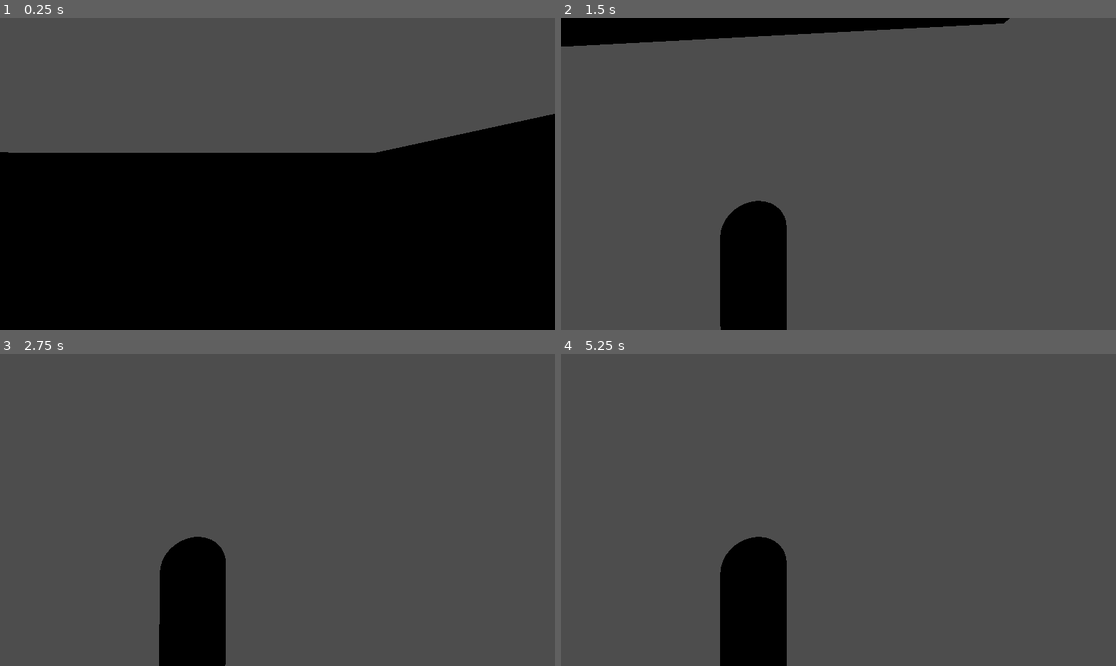
Above: before the commit, frames 1-4 (two rows, left to right).
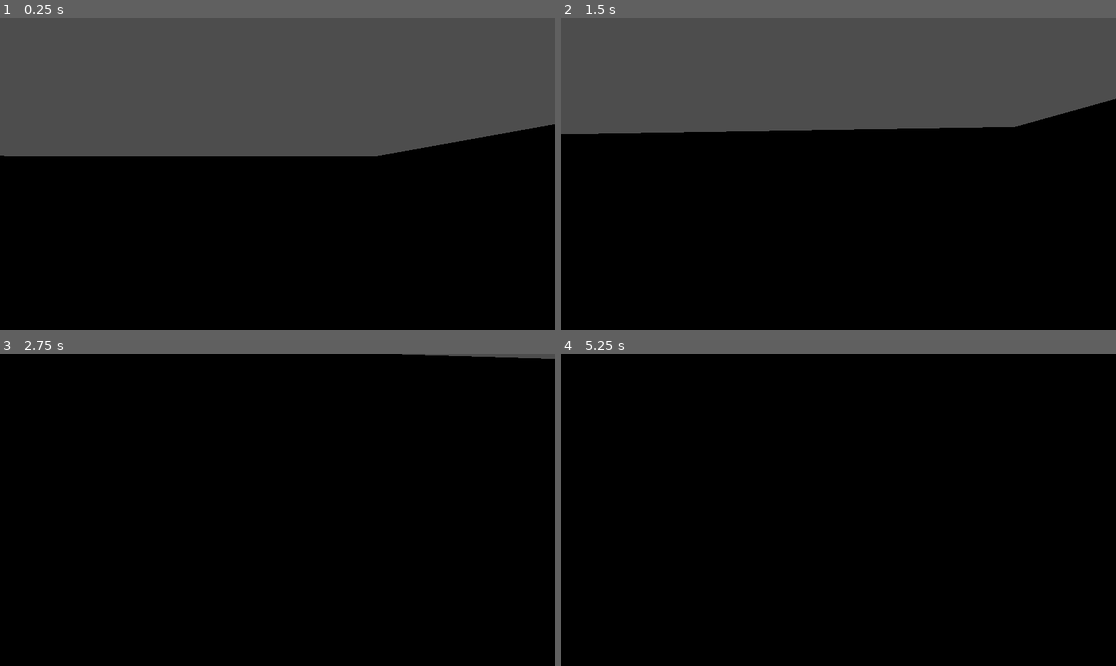
Above: after the commit, the same moments.

Repository: adamvirtualspace-lab/gravity-player
Game: Godot game, scene res://game/player/levels/level_player_test_experiment1.tscn
Same seed, same stepped clock (60 frames per second), same inputs: the game is played once before the commit and once after it. This scene is started directly instead of the project's main scene.
Inputs (mouse positions are in pixels of both pictures, inside the frame that each line leads up to):
- Up to frame 1 (0.25 s): no input
- Up to frame 2 (1.5 s): move the mouse to (866, 174) at 0.52 s; hold W (MoveForward) from 0.53 s (still down); move the mouse to (810, 174) at 1.27 s
- Up to frame 3 (2.75 s): keep holding W (MoveForward); move the mouse to (288, 503) at 2.02 s
- Up to frame 4 (5.25 s): keep holding W (MoveForward); tap Enter at 2.75, 4.25 s; move the mouse to (832, 516) at 2.77 s; tap Space at 3.5, 5 s; move the mouse to (877, 513) at 3.52 s; move the mouse to (794, 506) at 4.27 s; move the mouse to (844, 510) at 5.02 s

The runs differ from the first frame. In frame 1, 1.5% of the frame differs, in the area x 0-100%, y 30-45%; in frame 2, 65%; in frame 3, 95%; in frame 4, 95%, in the area x 0-100%, y 0-100%.

Commit message:
Update level_player_test_experiment1.tscn

Diff:
--- a/game/player/levels/level_player_test_experiment1.tscn
+++ b/game/player/levels/level_player_test_experiment1.tscn
@@ -111,31 +111,33 @@
 blend_shape_mode = 0
 shadow_mesh = SubResource("ArrayMesh_14hki")
 
+[sub_resource type="BoxShape3D" id="BoxShape3D_631vt"]
+
 [node name="Node3D" type="Node3D" unique_id=128099663]
 
 [node name="ThirdPersonMap_Meshes" parent="." unique_id=617396894 instance=ExtResource("1_1uxfs")]
 
-[node name="StaticBody3D" type="StaticBody3D" parent="ThirdPersonMap_Meshes/SM_ChamferCube2" parent_id_path=PackedInt32Array(617396894, 383829523) index="0" unique_id=846676914]
+[node name="StaticBody3D" type="StaticBody3D" parent="ThirdPersonMap_Meshes/SM_ChamferCube2" parent_id_path=PackedInt32Array(617396894, 2114204809) index="0" unique_id=846676914]
 
 [node name="CollisionShape3D" type="CollisionShape3D" parent="ThirdPersonMap_Meshes/SM_ChamferCube2/StaticBody3D" unique_id=320917480]
 shape = SubResource("ConcavePolygonShape3D_631vt")
 
-[node name="StaticBody3D" type="StaticBody3D" parent="ThirdPersonMap_Meshes/SM_QuarterCylinder13" parent_id_path=PackedInt32Array(617396894, 557327661) index="0" unique_id=1560046165]
+[node name="StaticBody3D" type="StaticBody3D" parent="ThirdPersonMap_Meshes/SM_QuarterCylinder13" parent_id_path=PackedInt32Array(617396894, 1923221077) index="0" unique_id=1560046165]
 
 [node name="CollisionShape3D" type="CollisionShape3D" parent="ThirdPersonMap_Meshes/SM_QuarterCylinder13/StaticBody3D" unique_id=1319358120]
 shape = SubResource("ConcavePolygonShape3D_y10sx")
 
-[node name="StaticBody3D" type="StaticBody3D" parent="ThirdPersonMap_Meshes/SM_Cube10" parent_id_path=PackedInt32Array(617396894, 572311937) index="0" unique_id=1830125729]
+[node name="StaticBody3D" type="StaticBody3D" parent="ThirdPersonMap_Meshes/SM_Cube10" parent_id_path=PackedInt32Array(617396894, 1422601352) index="0" unique_id=1830125729]
 
 [node name="CollisionShape3D" type="CollisionShape3D" parent="ThirdPersonMap_Meshes/SM_Cube10/StaticBody3D" unique_id=1024504149]
 shape = SubResource("ConcavePolygonShape3D_l3m8l")
 
-[node name="StaticBody3D" type="StaticBody3D" parent="ThirdPersonMap_Meshes/SM_Ramp3" parent_id_path=PackedInt32Array(617396894, 761649705) index="0" unique_id=894071837]
+[node name="StaticBody3D" type="StaticBody3D" parent="ThirdPersonMap_Meshes/SM_Ramp3" parent_id_path=PackedInt32Array(617396894, 867559743) index="0" unique_id=894071837]
 
 [node name="CollisionShape3D" type="CollisionShape3D" parent="ThirdPersonMap_Meshes/SM_Ramp3/StaticBody3D" unique_id=995364223]
 shape = SubResource("ConcavePolygonShape3D_2kqf4")
 
-[node name="SM_ChamferCube3" parent="ThirdPersonMap_Meshes" index="4" unique_id=1672761551]
+[node name="SM_ChamferCube3" parent="ThirdPersonMap_Meshes" index="4" unique_id=982378669]
 transform = Transform3D(0.5, 0.86602545, 0, 0, 0, 1, 0.86602545, -0.50000006, 0, 5.5, -0.55860674, 23.4)
 
 [node name="StaticBody3D" type="StaticBody3D" parent="ThirdPersonMap_Meshes/SM_ChamferCube3" index="0" unique_id=818815224]
@@ -143,103 +145,103 @@
 [node name="CollisionShape3D" type="CollisionShape3D" parent="ThirdPersonMap_Meshes/SM_ChamferCube3/StaticBody3D" unique_id=418083198]
 shape = SubResource("ConcavePolygonShape3D_voj5c")
 
-[node name="StaticBody3D" type="StaticBody3D" parent="ThirdPersonMap_Meshes/SM_Cube6" parent_id_path=PackedInt32Array(617396894, 575533500) index="0" unique_id=696493198]
+[node name="StaticBody3D" type="StaticBody3D" parent="ThirdPersonMap_Meshes/SM_Cube6" parent_id_path=PackedInt32Array(617396894, 473843759) index="0" unique_id=696493198]
 
 [node name="CollisionShape3D" type="CollisionShape3D" parent="ThirdPersonMap_Meshes/SM_Cube6/StaticBody3D" unique_id=172577072]
 shape = SubResource("ConcavePolygonShape3D_jfsdu")
 
-[node name="StaticBody3D" type="StaticBody3D" parent="ThirdPersonMap_Meshes/SM_QuarterCylinder12" parent_id_path=PackedInt32Array(617396894, 465318302) index="0" unique_id=1198421312]
+[node name="StaticBody3D" type="StaticBody3D" parent="ThirdPersonMap_Meshes/SM_QuarterCylinder12" parent_id_path=PackedInt32Array(617396894, 2122278001) index="0" unique_id=1198421312]
 
 [node name="CollisionShape3D" type="CollisionShape3D" parent="ThirdPersonMap_Meshes/SM_QuarterCylinder12/StaticBody3D" unique_id=1012635471]
 shape = SubResource("ConcavePolygonShape3D_hwh2x")
 
-[node name="StaticBody3D" type="StaticBody3D" parent="ThirdPersonMap_Meshes/SM_Ramp" parent_id_path=PackedInt32Array(617396894, 1919897295) index="0" unique_id=1231057949]
+[node name="StaticBody3D" type="StaticBody3D" parent="ThirdPersonMap_Meshes/SM_Ramp" parent_id_path=PackedInt32Array(617396894, 489006820) index="0" unique_id=1231057949]
 
 [node name="CollisionShape3D" type="CollisionShape3D" parent="ThirdPersonMap_Meshes/SM_Ramp/StaticBody3D" unique_id=140635717]
 shape = SubResource("ConcavePolygonShape3D_tmu8f")
 
-[node name="StaticBody3D" type="StaticBody3D" parent="ThirdPersonMap_Meshes/SM_QuarterCylinder14" parent_id_path=PackedInt32Array(617396894, 451501940) index="0" unique_id=999848191]
+[node name="StaticBody3D" type="StaticBody3D" parent="ThirdPersonMap_Meshes/SM_QuarterCylinder14" parent_id_path=PackedInt32Array(617396894, 292858803) index="0" unique_id=999848191]
 
 [node name="CollisionShape3D" type="CollisionShape3D" parent="ThirdPersonMap_Meshes/SM_QuarterCylinder14/StaticBody3D" unique_id=1863987514]
 shape = SubResource("ConcavePolygonShape3D_pplqr")
 
-[node name="StaticBody3D" type="StaticBody3D" parent="ThirdPersonMap_Meshes/SM_QuarterCylinder6" parent_id_path=PackedInt32Array(617396894, 1270316371) index="0" unique_id=300499901]
+[node name="StaticBody3D" type="StaticBody3D" parent="ThirdPersonMap_Meshes/SM_QuarterCylinder6" parent_id_path=PackedInt32Array(617396894, 1227160114) index="0" unique_id=300499901]
 
 [node name="CollisionShape3D" type="CollisionShape3D" parent="ThirdPersonMap_Meshes/SM_QuarterCylinder6/StaticBody3D" unique_id=1569142964]
 shape = SubResource("ConcavePolygonShape3D_xv4fy")
 
-[node name="StaticBody3D" type="StaticBody3D" parent="ThirdPersonMap_Meshes/SM_Cube" parent_id_path=PackedInt32Array(617396894, 1194787626) index="0" unique_id=993232814]
+[node name="StaticBody3D" type="StaticBody3D" parent="ThirdPersonMap_Meshes/SM_Cube" parent_id_path=PackedInt32Array(617396894, 1666526149) index="0" unique_id=993232814]
 physics_material_override = SubResource("PhysicsMaterial_631vt")
 
 [node name="CollisionShape3D" type="CollisionShape3D" parent="ThirdPersonMap_Meshes/SM_Cube/StaticBody3D" unique_id=215531333]
 shape = SubResource("ConcavePolygonShape3D_lhwy2")
 
-[node name="StaticBody3D" type="StaticBody3D" parent="ThirdPersonMap_Meshes/SM_Ramp2" parent_id_path=PackedInt32Array(617396894, 1513254238) index="0" unique_id=2007583583]
+[node name="StaticBody3D" type="StaticBody3D" parent="ThirdPersonMap_Meshes/SM_Ramp2" parent_id_path=PackedInt32Array(617396894, 2004447552) index="0" unique_id=2007583583]
 
 [node name="CollisionShape3D" type="CollisionShape3D" parent="ThirdPersonMap_Meshes/SM_Ramp2/StaticBody3D" unique_id=111717432]
 shape = SubResource("ConcavePolygonShape3D_0orrk")
 
-[node name="StaticBody3D" type="StaticBody3D" parent="ThirdPersonMap_Meshes/SM_Cube8" parent_id_path=PackedInt32Array(617396894, 935984870) index="0" unique_id=30749193]
+[node name="StaticBody3D" type="StaticBody3D" parent="ThirdPersonMap_Meshes/SM_Cube8" parent_id_path=PackedInt32Array(617396894, 1812501333) index="0" unique_id=30749193]
 
 [node name="CollisionShape3D" type="CollisionShape3D" parent="ThirdPersonMap_Meshes/SM_Cube8/StaticBody3D" unique_id=1625791185]
 shape = SubResource("ConcavePolygonShape3D_lk5bu")
 metadata/_edit_group_ = true
 
-[node name="StaticBody3D" type="StaticBody3D" parent="ThirdPersonMap_Meshes/SM_Cube4" parent_id_path=PackedInt32Array(617396894, 1384988771) index="0" unique_id=690402205]
+[node name="StaticBody3D" type="StaticBody3D" parent="ThirdPersonMap_Meshes/SM_Cube4" parent_id_path=PackedInt32Array(617396894, 934586839) index="0" unique_id=690402205]
 
 [node name="CollisionShape3D" type="CollisionShape3D" parent="ThirdPersonMap_Meshes/SM_Cube4/StaticBody3D" unique_id=695220964]
 shape = SubResource("ConcavePolygonShape3D_gkdpo")
 
-[node name="StaticBody3D" type="StaticBody3D" parent="ThirdPersonMap_Meshes/SM_Cube5" parent_id_path=PackedInt32Array(617396894, 290271260) index="0" unique_id=1990952112]
+[node name="StaticBody3D" type="StaticBody3D" parent="ThirdPersonMap_Meshes/SM_Cube5" parent_id_path=PackedInt32Array(617396894, 154976857) index="0" unique_id=1990952112]
 
 [node name="CollisionShape3D" type="CollisionShape3D" parent="ThirdPersonMap_Meshes/SM_Cube5/StaticBody3D" unique_id=797986461]
 shape = SubResource("ConcavePolygonShape3D_5p7bu")
 
-[node name="StaticBody3D" type="StaticBody3D" parent="ThirdPersonMap_Meshes/SM_Cube11" parent_id_path=PackedInt32Array(617396894, 2105546705) index="0" unique_id=1384843816]
+[node name="StaticBody3D" type="StaticBody3D" parent="ThirdPersonMap_Meshes/SM_Cube11" parent_id_path=PackedInt32Array(617396894, 543773279) index="0" unique_id=1384843816]
 
 [node name="CollisionShape3D" type="CollisionShape3D" parent="ThirdPersonMap_Meshes/SM_Cube11/StaticBody3D" unique_id=1917495655]
 shape = SubResource("ConcavePolygonShape3D_oy6c8")
 
-[node name="StaticBody3D" type="StaticBody3D" parent="ThirdPersonMap_Meshes/SM_QuarterCylinder11" parent_id_path=PackedInt32Array(617396894, 109519567) index="0" unique_id=168192578]
+[node name="StaticBody3D" type="StaticBody3D" parent="ThirdPersonMap_Meshes/SM_QuarterCylinder11" parent_id_path=PackedInt32Array(617396894, 1916191326) index="0" unique_id=168192578]
 
 [node name="CollisionShape3D" type="CollisionShape3D" parent="ThirdPersonMap_Meshes/SM_QuarterCylinder11/StaticBody3D" unique_id=112432090]
 shape = SubResource("ConcavePolygonShape3D_b5yu4")
 
-[node name="StaticBody3D" type="StaticBody3D" parent="ThirdPersonMap_Meshes/SM_Cube9" parent_id_path=PackedInt32Array(617396894, 1998357198) index="0" unique_id=612494640]
+[node name="StaticBody3D" type="StaticBody3D" parent="ThirdPersonMap_Meshes/SM_Cube9" parent_id_path=PackedInt32Array(617396894, 497121647) index="0" unique_id=612494640]
 
 [node name="CollisionShape3D" type="CollisionShape3D" parent="ThirdPersonMap_Meshes/SM_Cube9/StaticBody3D" unique_id=1211512165]
 shape = SubResource("ConcavePolygonShape3D_g1mkj")
 
-[node name="StaticBody3D" type="StaticBody3D" parent="ThirdPersonMap_Meshes/SM_QuarterCylinder3" parent_id_path=PackedInt32Array(617396894, 822313776) index="0" unique_id=264568292]
+[node name="StaticBody3D" type="StaticBody3D" parent="ThirdPersonMap_Meshes/SM_QuarterCylinder3" parent_id_path=PackedInt32Array(617396894, 578427221) index="0" unique_id=264568292]
 
 [node name="CollisionShape3D" type="CollisionShape3D" parent="ThirdPersonMap_Meshes/SM_QuarterCylinder3/StaticBody3D" unique_id=309771458]
 shape = SubResource("ConcavePolygonShape3D_kgsx3")
 
-[node name="StaticBody3D" type="StaticBody3D" parent="ThirdPersonMap_Meshes/SM_Cube2" parent_id_path=PackedInt32Array(617396894, 68991147) index="0" unique_id=2102450805]
+[node name="StaticBody3D" type="StaticBody3D" parent="ThirdPersonMap_Meshes/SM_Cube2" parent_id_path=PackedInt32Array(617396894, 804676430) index="0" unique_id=2102450805]
 
 [node name="CollisionShape3D" type="CollisionShape3D" parent="ThirdPersonMap_Meshes/SM_Cube2/StaticBody3D" unique_id=1580050767]
 shape = SubResource("ConcavePolygonShape3D_4acrv")
 
-[node name="StaticBody3D" type="StaticBody3D" parent="ThirdPersonMap_Meshes/SM_Cube3" parent_id_path=PackedInt32Array(617396894, 924870010) index="0" unique_id=593397505]
+[node name="StaticBody3D" type="StaticBody3D" parent="ThirdPersonMap_Meshes/SM_Cube3" parent_id_path=PackedInt32Array(617396894, 142221399) index="0" unique_id=593397505]
 
 [node name="CollisionShape3D" type="CollisionShape3D" parent="ThirdPersonMap_Meshes/SM_Cube3/StaticBody3D" unique_id=962135544]
 shape = SubResource("ConcavePolygonShape3D_yq72f")
 
-[node name="StaticBody3D" type="StaticBody3D" parent="ThirdPersonMap_Meshes/SM_Cube7" parent_id_path=PackedInt32Array(617396894, 967166134) index="0" unique_id=423198640]
+[node name="StaticBody3D" type="StaticBody3D" parent="ThirdPersonMap_Meshes/SM_Cube7" parent_id_path=PackedInt32Array(617396894, 1384988210) index="0" unique_id=423198640]
 
 [node name="CollisionShape3D" type="CollisionShape3D" parent="ThirdPersonMap_Meshes/SM_Cube7/StaticBody3D" unique_id=148865471]
 shape = SubResource("ConcavePolygonShape3D_hv3co")
 
-[node name="StaticBody3D" type="RigidBody3D" parent="." unique_id=1707835705]
+[node name="StaticBody3D" type="RigidBody3D" parent="." unique_id=1061604935]
 transform = Transform3D(0.5, 0.86602545, 0, 0, 0, 1, 0.86602545, -0.50000006, 0, 5.5, 1.751906, 23.4)
 
-[node name="CollisionShape3D" type="CollisionShape3D" parent="StaticBody3D" unique_id=304782630]
-shape = SubResource("ConcavePolygonShape3D_voj5c")
-
-[node name="SM_ChamferCube3" type="MeshInstance3D" parent="StaticBody3D/CollisionShape3D" unique_id=859101826]
+[node name="SM_ChamferCube3" type="MeshInstance3D" parent="StaticBody3D" unique_id=859101826]
 mesh = SubResource("ArrayMesh_mkpvo")
 
-[node name="player_root" parent="StaticBody3D/CollisionShape3D" unique_id=703631089 instance=ExtResource("2_631vt")]
-transform = Transform3D(0.5, 0, 0.8660253, 0.8660253, 0, -0.49999994, 0, 1, 0, 2.1632195, 3.2489333, -0.024314523)
+[node name="CollisionShape3D" type="CollisionShape3D" parent="StaticBody3D" unique_id=139440063]
+shape = SubResource("BoxShape3D_631vt")
+
+[node name="player_root" parent="." unique_id=703631089 instance=ExtResource("2_631vt")]
+transform = Transform3D(1, 0, 0, 0, 1, 0, 0, 0, 1, 9.395268, 1.7275915, 23.648935)
 
 [editable path="ThirdPersonMap_Meshes"]
